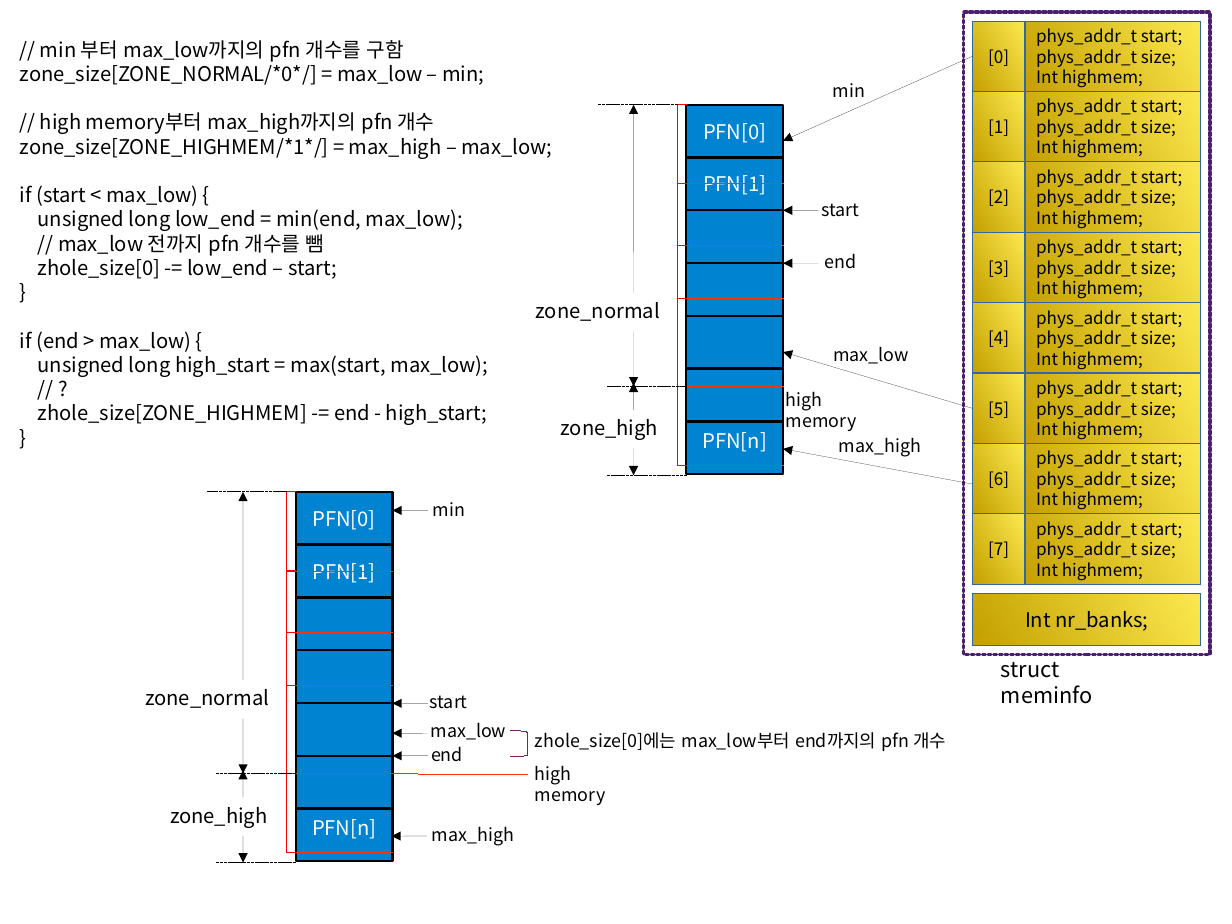
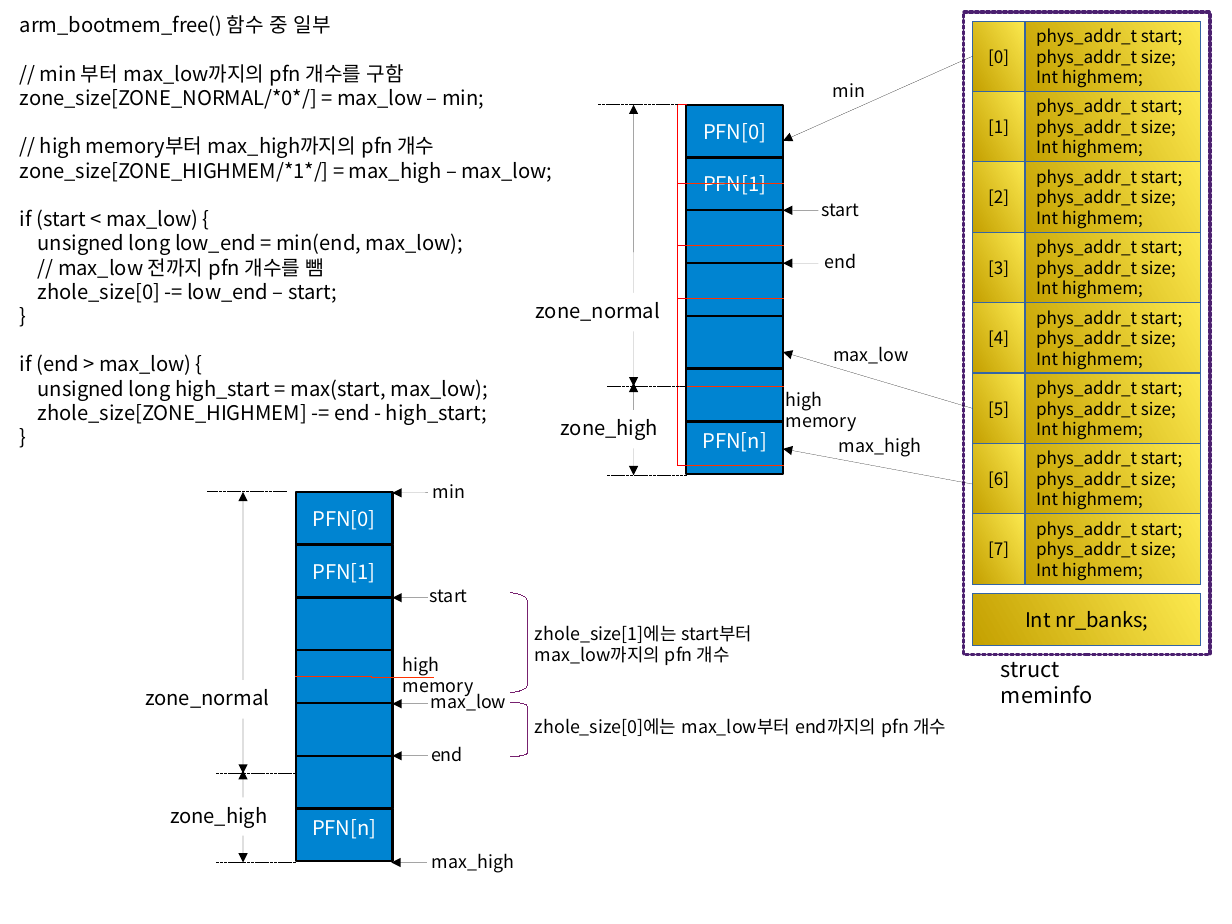
Before and after one commit to iamroot11c/kernel, a slide deck: slide 6 of 00-iamroot11c/users/man/IAMROOT-bootmem_init.odp (slide 5 before the commit). Drawn at 1232x924 pixels with LibreOffice and Linux fonts; fonts in the diff are those of the drawing. Boxes give left, top, right and bottom in pixels: in the first picture for what was removed or moved away, otherwise in the second. Text is boxed around its words. In the diff, an @@ line names an element or a change of style, - is before the commit and + after.

```diff
--- a/00-iamroot11c/users/man/IAMROOT-bootmem_init.odp
+++ b/00-iamroot11c/users/man/IAMROOT-bootmem_init.odp
@@ text at [20, 15, 552, 303]: paragraph removed @@
-// ?
@@ text "arm_bootmem_free() 함수 중 일부": place and size @@
-text "arm_bootmem_free() 함수 중 일부" at [20, 40, 552, 279]
+text "arm_bootmem_free() 함수 중 일부" at [20, 15, 552, 303]
@@ text at [20, 15, 331, 36]: paragraph added @@
+arm_bootmem_free() 함수 중 일부
@@ text "min": place and size @@
-text "min" at [433, 502, 465, 516]
+text "min" at [433, 484, 465, 498]
@@ left bracket removed at [287, 492, 296, 571] @@
@@ arrow moved from (428, 511) - (392, 511) to (428, 493) - (392, 493) @@
@@ left bracket removed at [287, 571, 296, 633] @@
@@ line removed from (296, 571) to (392, 571) @@
@@ arrow moved from (428, 733) - (392, 733) to (428, 598) - (392, 598) @@
@@ text "start": place and size @@
-text "start" at [430, 695, 468, 709]
+text "start" at [430, 589, 468, 603]
@@ freeform shape added at [511, 593, 529, 692], outline #77216F 0 pt @@
@@ text added at [535, 625, 753, 665], 11.5 pt, text #000000 @@
+zhole_size[1]에는 start부터
+max_low까지의 pfn 개수
@@ left bracket removed at [287, 633, 296, 685] @@
@@ line removed from (296, 633) to (392, 633) @@
@@ text "high memory": place and size @@
-text "high memory" at [535, 765, 606, 805]
+text "high memory" at [403, 656, 474, 696]
@@ left bracket removed at [287, 685, 296, 774] @@
@@ line moved from (296, 685) - (392, 685) to (296, 676) - (433, 677) @@
@@ text "max_low" rewrapped from [431, 722, 507, 740] to [431, 689, 507, 711] @@
@@ freeform shape: place and size @@
-freeform shape at [511, 731, 529, 758]
+freeform shape at [511, 702, 529, 757]
@@ text "zhole_size[0]에는 max_low부터 end까지의 pfn 개수": place and size @@
-text "zhole_size[0]에는 max_low부터 end까지의 pfn 개수" at [535, 732, 946, 751]
+text "zhole_size[0]에는 max_low부터 end까지의 pfn 개수" at [535, 718, 946, 737]
@@ left bracket removed at [287, 774, 296, 853] @@
@@ line removed from (296, 774) to (528, 775) @@
@@ line removed from (296, 853) to (392, 853) @@
@@ arrow moved from (427, 836) - (391, 836) to (427, 863) - (391, 863) @@
@@ text "max_high": place and size @@
-text "max_high" at [432, 826, 514, 846]
+text "max_high" at [432, 853, 514, 873]
```
Also in this commit, not shown: 3 other slides changed, 1 slide added, 2 other files.
